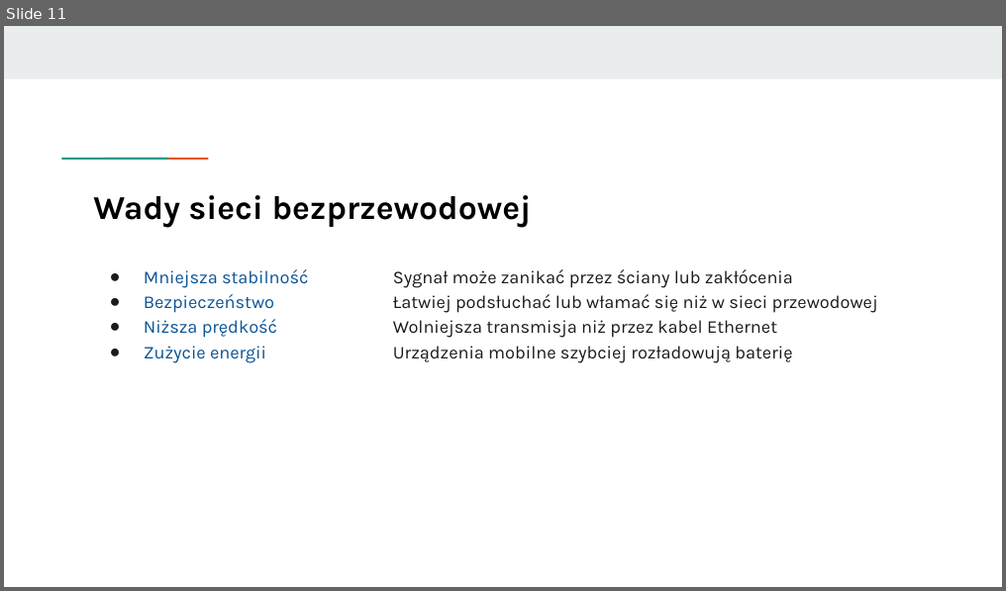
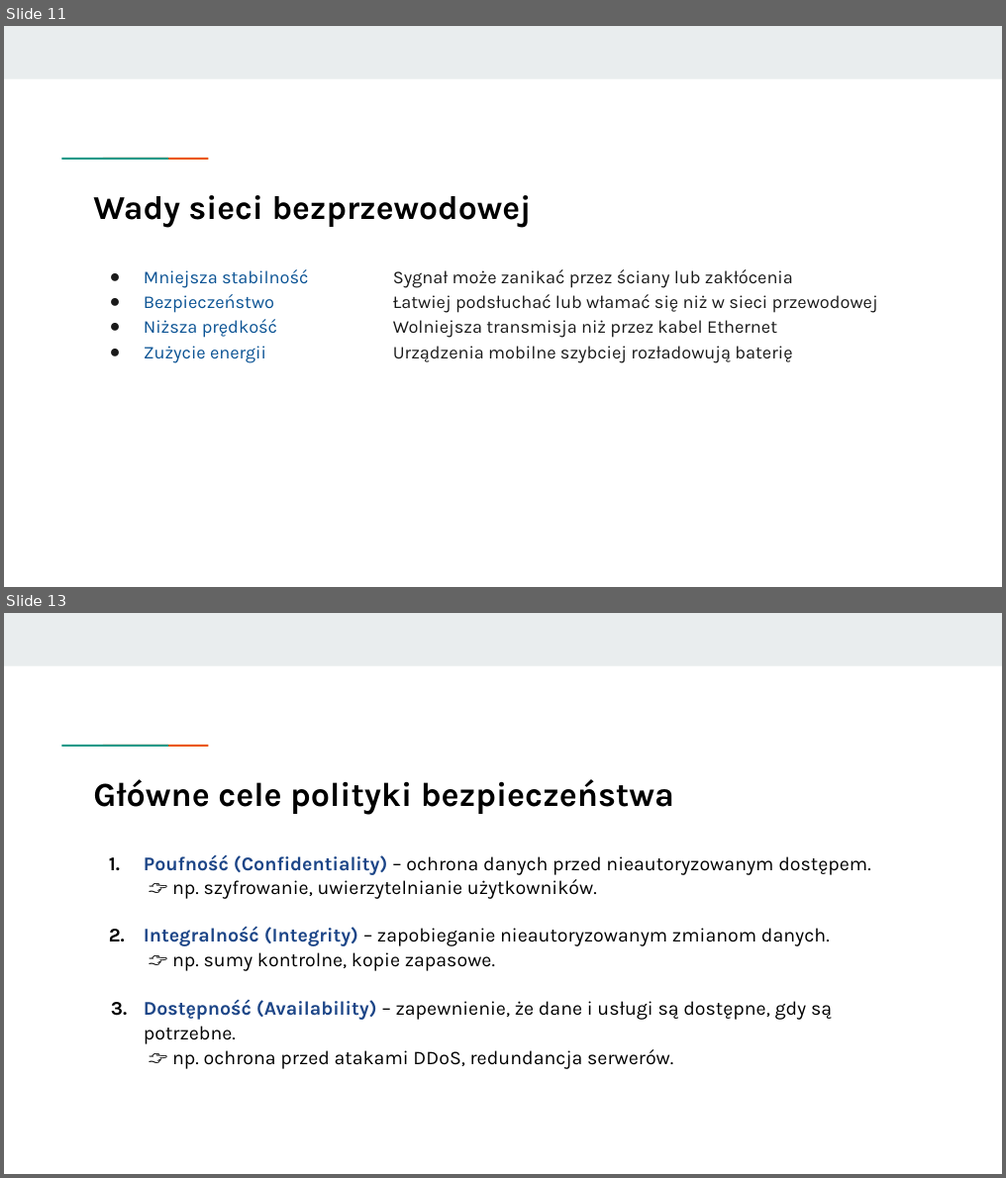
Before and after one commit to KasiaKasia/PRZEDMIOTY, a slide deck: ZASTOSOWANIE_INFORMATYKI/1A-gr_2/Zastosowanie informatyki - 1A gr. 2-plik2.pptx. Shown one above the other, each under a label of ours: slide 11 before the commit, slides 11 and 13 after it; the slides between them are not shown. The pictures are 1006x591 and 1006x1178 pixels, drawn with LibreOffice and Linux fonts; fonts in the diff are those of the drawing. Boxes give left, top, right and bottom in pixels: in the first picture for what was removed or moved away, otherwise in the second. Text is boxed around its words. In the diff, an @@ line names an element or a change of style, - is before the commit and + after.

```diff
--- a/ZASTOSOWANIE_INFORMATYKI/1A-gr_2/Zastosowanie informatyki - 1A gr. 2-plik2.pptx
+++ b/ZASTOSOWANIE_INFORMATYKI/1A-gr_2/Zastosowanie informatyki - 1A gr. 2-plik2.pptx
@@ slide 13 added at [4, 613, 1002, 1174], background #FFFFFF; not listed: 3 template elements that a slide beside it also shows @@
@@ title added at [93, 779, 674, 814], 24.3 pt, text #000000, bold @@
+Główne cele polityki bezpieczeństwa
@@ text added at [144, 855, 870, 1069], 14 pt, text #000000 @@
+1. Poufność (Confidentiality) – ochrona danych przed nieautoryzowanym dostępem.
+   👉 np. szyfrowanie, uwierzytelnianie użytkowników.
+2. Integralność (Integrity) – zapobieganie nieautoryzowanym zmianom danych.
+   👉 np. sumy kontrolne, kopie zapasowe.
+3. Dostępność (Availability) – zapewnienie, że dane i usługi są dostępne, gdy są potrzebne.
+   👉 np. ochrona przed atakami DDoS, redundancja serwerów.
```
Also in this commit, not shown: 9 other slides added, 1 other file.
